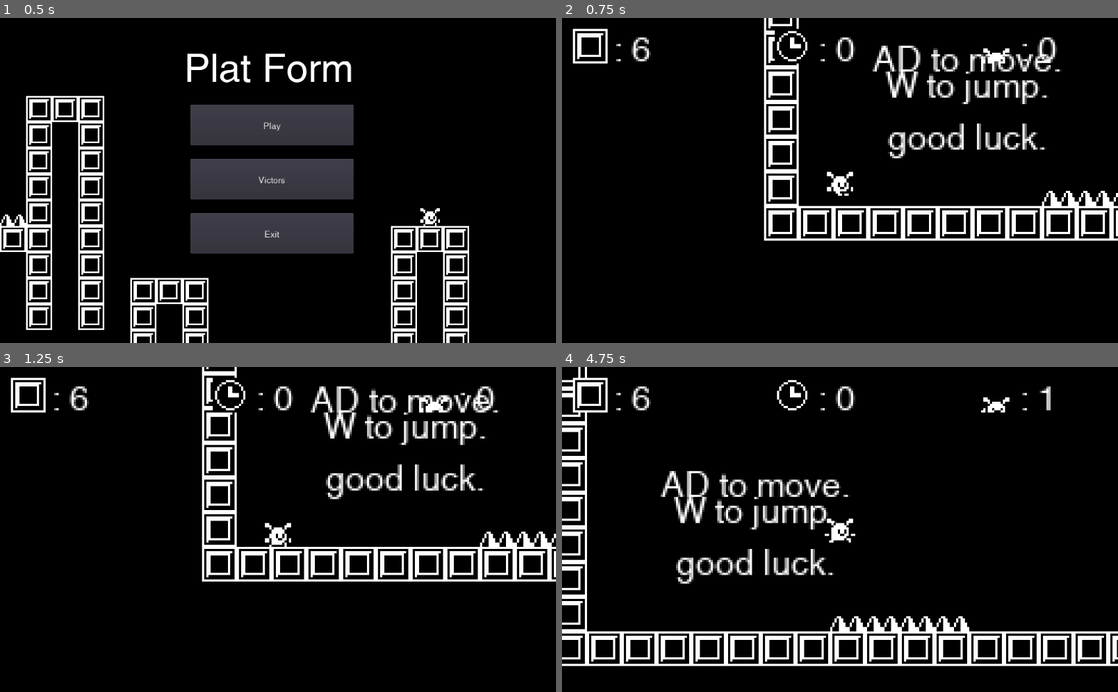
Above: before the commit, frames 1-4 (two rows, left to right).
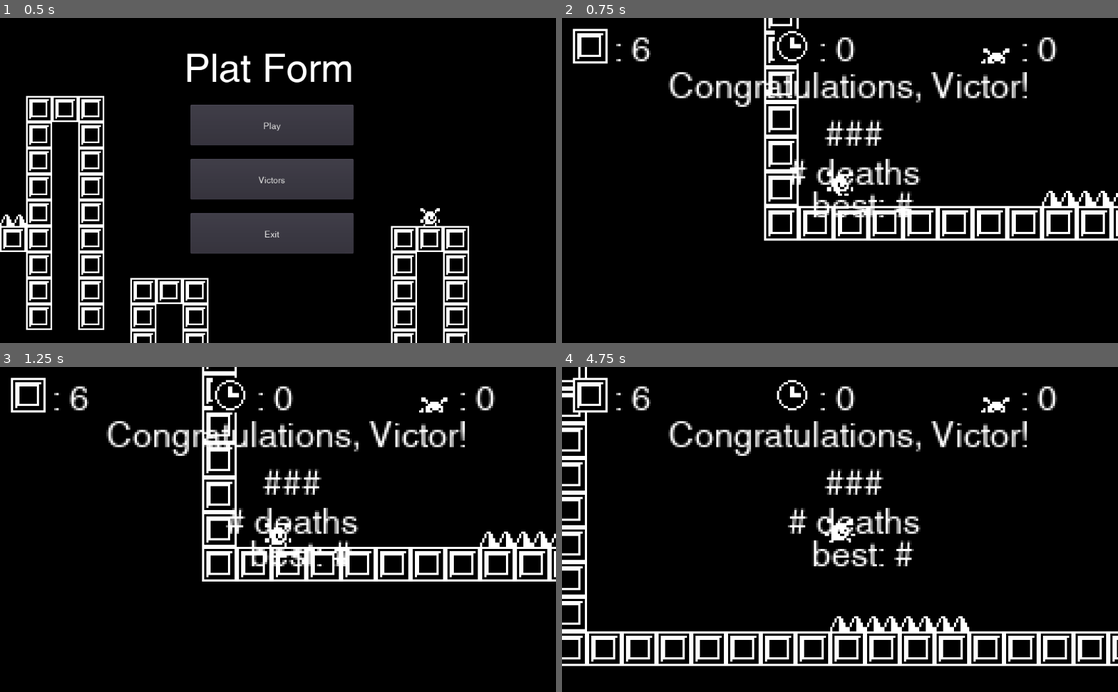
Above: after the commit, the same moments.

Repository: thomasapope/plat-form
Game: Godot game, scene res://scenes/Main.tscn
The game is run twice, just before and just after one commit, with the same random seed, the same clock (stepped at 60 frames per second) and the same inputs.
Inputs (mouse positions are in pixels of both pictures, inside the frame that each line leads up to):
- Up to frame 1 (0.5 s): no input
- Up to frame 2 (0.75 s): click "Play" at 0.5 s
- Up to frame 3 (1.25 s): no input
- Up to frame 4 (4.75 s): tap Enter at 1.25, 2, 4.25 s; move the mouse to (962, 513) at 1.27 s; hold D (right) 1.28-2.78 s; click (962, 513) at 1.42 s; tap W (jump) at 1.52, 2.27, 3.77, 4.52 s; move the mouse to (728, 545) at 2.02 s; move the mouse to (895, 458) at 2.77 s; hold A (left) 2.78-3.53 s; tap R (reset) at 3.5 s; move the mouse to (812, 594) at 3.52 s; hold D (right) from 3.53 s (still down); click (812, 594) at 3.67 s; move the mouse to (1006, 578) at 4.27 s

Frame 1 is identical in both runs. In frame 2, 6.3% of the frame differs, in the area x 19-90%, y 8-62%; in frame 3, 6.3%; in frame 4, 7.1%, in the area x 17-90%, y 5-67%.
Error after the commit: Invalid set index 'visible' (on base: 'null instance') with value of type 'bool'. (res://scripts/World.gd:74)

Commit message:
Work on timer saving

Diff:
--- a/scenes/World.tscn
+++ b/scenes/World.tscn
@@ -63,7 +63,6 @@
 }
 
 [node name="VictoryLabel" type="Label" parent="Camera2D/GUI"]
-visible = false
 anchor_left = 0.5
 anchor_top = 0.5
 anchor_right = 0.5
@@ -73,8 +72,23 @@
 margin_right = 64.0
 margin_bottom = -26.0
 grow_horizontal = 2
-text = "congratulations!
-you won with only"
+text = "Congratulations, Victor!
+"
+align = 1
+__meta__ = {
+"_edit_use_anchors_": false
+}
+
+[node name="Time" type="Label" parent="Camera2D/GUI/VictoryLabel"]
+anchor_left = 0.5
+anchor_top = 1.0
+anchor_right = 0.5
+anchor_bottom = 1.0
+margin_left = -28.0
+margin_top = -2.0
+margin_right = 33.0
+margin_bottom = 7.0
+text = "###"
 align = 1
 __meta__ = {
 "_edit_use_anchors_": false
@@ -86,10 +100,14 @@
 anchor_right = 0.5
 anchor_bottom = 1.0
 margin_left = -28.0
-margin_top = 6.0
-margin_right = 28.0
+margin_top = 16.0
+margin_right = 33.0
+margin_bottom = 25.0
 text = "# deaths"
 align = 1
+__meta__ = {
+"_edit_use_anchors_": false
+}
 
 [node name="Best" type="Label" parent="Camera2D/GUI/VictoryLabel/Deaths"]
 anchor_left = 0.5
@@ -106,6 +124,7 @@
 }
 
 [node name="CreatorBest" type="Label" parent="Camera2D/GUI/VictoryLabel/Deaths/Best"]
+visible = false
 anchor_left = 0.5
 anchor_top = 1.0
 anchor_right = 0.5
@@ -214,7 +233,7 @@
 position = Vector2( 4072, -416 )
 
 [node name="KillBoundary" parent="KillBoundary2" instance=ExtResource( 4 )]
-position = Vector2( -5423, 309 )
+position = Vector2( -5698, 290 )
 
 [node name="Hazard2" parent="." instance=ExtResource( 3 )]
 position = Vector2( 104, -8 )
@@ -224,6 +243,7 @@
 volume_db = -15.0
 
 [node name="Tutorials" type="Control" parent="."]
+visible = false
 margin_left = 48.0
 margin_top = -142.0
 margin_right = 88.0
--- a/scripts/World.gd
+++ b/scripts/World.gd
@@ -14,6 +14,7 @@
 var end_death_format = "%d deaths"
 var end_best_format = "best: %d"
 var end_creator_format = "creator's best: %d"
+var best_time_format = "%d"
 var game_data
 var death_count = 0
 
@@ -68,15 +69,25 @@
 	$ResetTimer.wait_time = reset_time
 	$ResetTimer.start()
 
+	# Hide GUI
 	$Tutorials.visible = false
-	#$Camera2D/GUI/GUI/Deaths/DeathCountLabel.visible = false
-	$"Camera2D/GUI/GUI/Blocks/Block Label".visible = false
+	$GUI.visible = false
 
+	# Update deaths
 	game_data.death_count += 1
-	$Camera2D/GUI/GUI/Deaths/DeathCountLabel.text = death_count_format_str % game_data.death_count
+
+	# Save game_data
 	var error_code = ResourceSaver.save(save_filename, game_data)
 	if (error_code != 0):
 		print_debug("ERROR:", error_code)
+
+
+func check_best_time(time = 0):
+	if time > game_data.best_time:
+		game_data.best_time = time
+		return true # Best time achieved
+	else:
+		return false # Not best time
 
 
 func goal_reached():
@@ -85,22 +96,30 @@
 	is_goal_reached = true
 	sound_win.play()
 
+	# Hide GUI
 	$Tutorials.visible = false
 	$Camera2D/GUI/DeathCountLabel.visible = false
-	$"Camera2D/GUI//GUI/Blocks/Block Label".visible = false
+	$Camera2D/GUI/GUI.visible = false
 
 	get_node("Camera2D/GUI/VictoryLabel").visible = true
 	get_node("Camera2D/GUI/VictoryLabel/Deaths").text = end_death_format % game_data.death_count
 	get_node("Camera2D/GUI/VictoryLabel/Deaths/Best").text = end_best_format % game_data.best_death_count
-	get_node("Camera2D/GUI/VictoryLabel/Deaths/Best/CreatorBest").text = end_creator_format % game_data.creator_death_count
+	get_node("Camera2D/GUI/VictoryLabel/Time").text = best_time_format % game_data
+	#get_node("Camera2D/GUI/VictoryLabel/Deaths/Best/CreatorBest").text = end_creator_format % game_data.creator_death_count
 
 	$ResetTimer.wait_time = end_reset_time
 	$ResetTimer.start()
 
+	# Check for fewest deaths
 	if (game_data.best_death_count > game_data.death_count || game_data.best_death_count == -1):
 		game_data.best_death_count = game_data.death_count
 		print("NEW HIGH SCORE! ", game_data.best_death_count)
 		get_node("Camera2D/GUI/VictoryLabel/Deaths/Best").text = end_best_format % game_data.best_death_count
+
+	# Check for best time
+	if (check_best_time()):
+		print("NEW BEST TIME! ", game_data.best_time)
+#		$Camera2D/GUI/
 
 	var error_code = ResourceSaver.save(save_filename, game_data)
 	if (error_code != 0):
Not shown, changed: victors.txt
